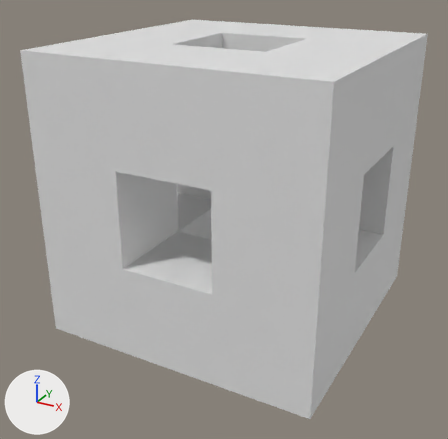
The Blender file blender/HyperCube.blend as it was, and as the next commit left it.
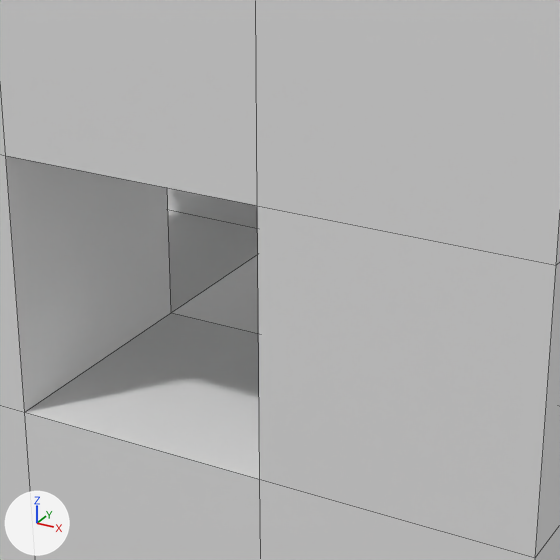
Old and new are each drawn whole from a 50 mm lens placed at (2.93, -5.7, 2.36), pointed at (-0.08, -0.23, -0.37) and again close up on the part from 25% to 73% of the width and 26% to 74% of the height. Arrows for +X, +Y and +Z are at lower left; the lights stay in place. The close-ups show mesh edges as thin lines. The same objects are shown in both versions, whatever each file hides.

Names of what the first close-up shows: 'HyperCube'.
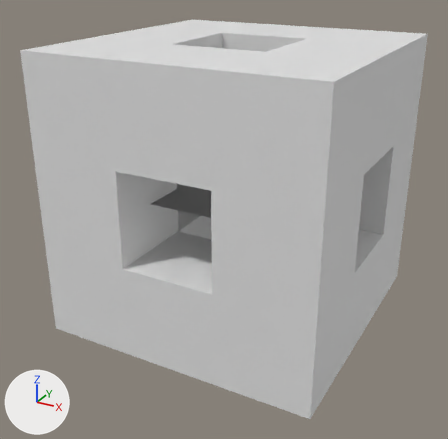
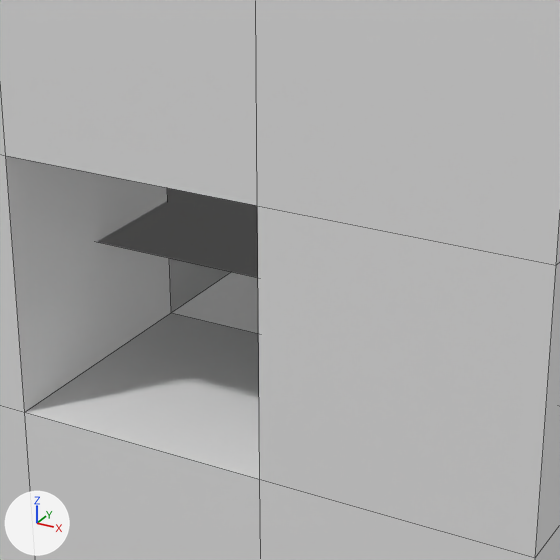
Where the change shows, as pixel boxes [x1, y1, x2, y2] in the close-ups (560 x 560 px):
part 1 of me_hypercube_001, added
    after: [97, 188, 258, 278]

What changed in the scene script:
```text
Change me_hypercube_001:
    where me_hypercube_001.from_pydata(...)  # 64 vertices, 72 faces; spans x -1.5..1.5, y -1.5..1.5, z -1.5..1.5
    used by ob_hypercube; location = (0.0, 0.0, 0.0)
    verts and faces of me_hypercube_001; kept vertices keep their numbers, new ones are numbered from 64
    me_hypercube_001 part 1
    add verts[64] = (-1.0, -1.0, 0.0)
    add verts[65] = (-1.0, 1.0, 0.0)
    add verts[66] = (-1.0, -1.0, 0.0)
    add verts[67] = (-1.0, 1.0, 0.0)
    add verts[68] = (-1.0, -1.0, 0.0)
    add verts[69] = (-1.0, 1.0, 0.0)
    add for new, old in zip([*range(70, 76)], [*range(64, 70)]): verts[new] = verts[old] + (2.0, 0.0, 0.0)
    add faces += [(64, 70, 71, 65), (66, 72, 73, 67), (68, 74, 75, 69)]
```
